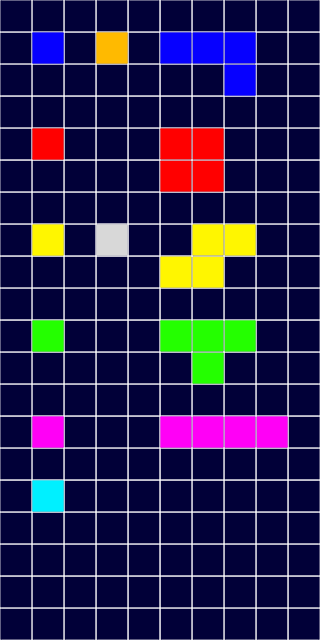
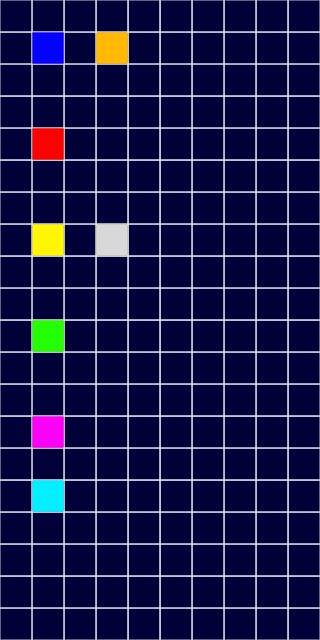
Revision of a layered 320×640 image; what changed, layer by layer:
moved "L blue" into group "Group 2" over [160, 32, 256, 96]
moved "Red Square" into group "Group 2" over [160, 128, 224, 192]
moved "yellow z" into group "Group 2" over [160, 224, 256, 288]
moved "Green T" into group "Group 2" over [160, 320, 256, 384]
moved "pink l" into group "Group 2" over [160, 416, 288, 448]
